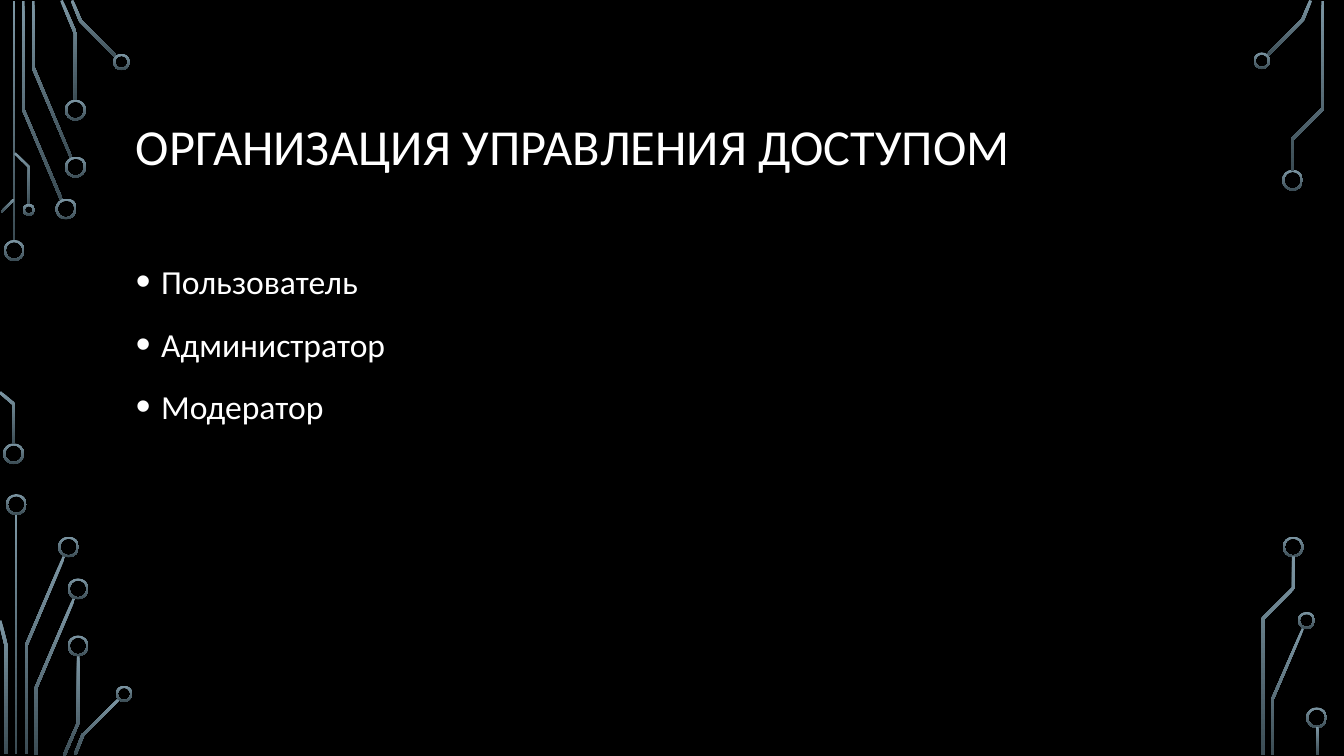
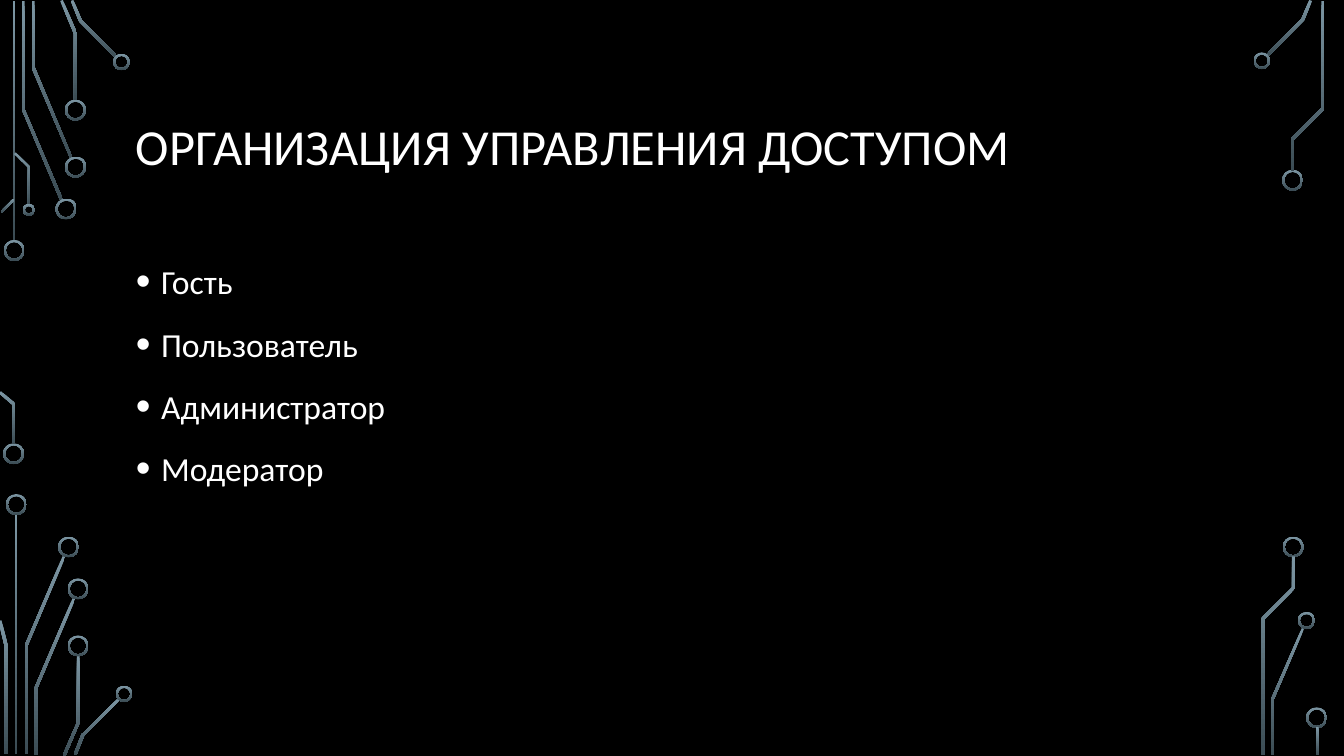
Before and after one commit to amphyzale/Distributed-Software-Systems, a slide deck: slide 14 of Course-Project/Car Crash Today End.pptx. Drawn at 1344x756 pixels with LibreOffice and Linux fonts; fonts in the diff are those of the drawing; background and template pictures are left out. Boxes give left, top, right and bottom in pixels: in the first picture for what was removed or moved away, otherwise in the second. Text is boxed around its words. In the diff, an @@ line names an element or a change of style, - is before the commit and + after.

```diff
--- a/Course-Project/Car Crash Today End.pptx
+++ b/Course-Project/Car Crash Today End.pptx
@@ text at (161, 272, 232, 295): paragraph added @@
+• Гость
```
Also in this commit, not shown: 6 other slides changed, 1 slide added, 1 slide removed, 3 other files.
